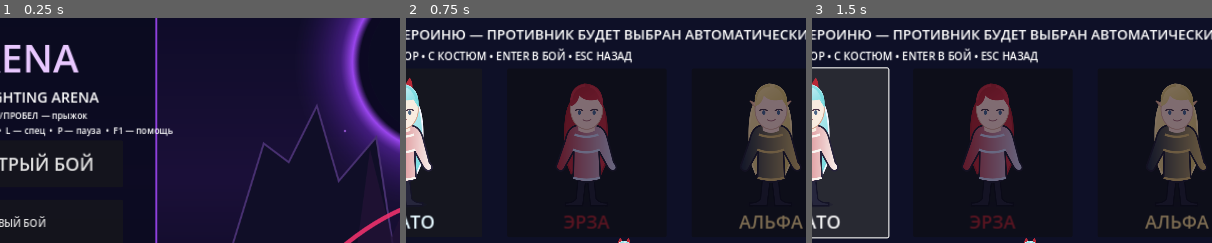
Above: before the commit, frames 1-3 (left to right).
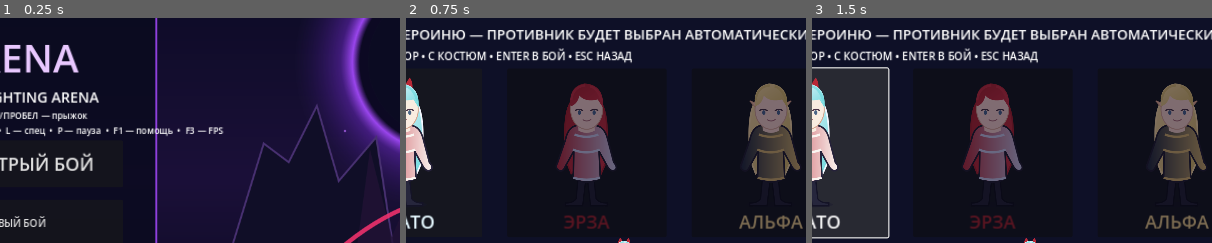
Above: after the commit, the same moments.

Repository: PerchikHot/Eclipse-Arena-
Game: Godot game, scene res://scenes/Main.tscn
Same seed, same stepped clock (60 frames per second), same inputs: the game is played once before the commit and once after it.
Inputs:
- Up to frame 1 (0.25 s): no input
- Up to frame 2 (0.75 s): click "⚔ БЫСТРЫЙ БОЙ" at 0.5 s
- Up to frame 3 (1.5 s): click "ЯМАТО" at 1.25 s
The pictures show only the part of the screen within x 16-66%, y 19-69%; the shares and areas given below are measured in that part.

The runs differ from the first frame. In frame 1, 0.2% of the frame differs, in the area x 44-56%, y 48-52%; in frame 2, nothing differs; in frame 3, nothing differs.

Commit message:
Remember desktop FPS overlay preference and document F3 shortcut

Diff:
--- a/scripts/main.gd
+++ b/scripts/main.gd
@@ -91,6 +91,7 @@
 var round_number_label: Label
 var fps_label: Label
 var fps_elapsed := 0.0
+var fps_enabled := false
 
 func _ready() -> void:
     # Sound preference is device-local until secure cross-device sync exists.
@@ -98,8 +99,10 @@
     if saved_settings.load("user://settings.cfg") == OK:
         sound_muted = saved_settings.get_value("audio", "muted", false) == true
         # Restore the desktop display choice; Android keeps its own layout.
-        if not OS.has_feature("mobile") and saved_settings.get_value("display", "fullscreen", false) == true:
-            DisplayServer.window_set_mode(DisplayServer.WINDOW_MODE_FULLSCREEN)
+        if not OS.has_feature("mobile"):
+            if saved_settings.get_value("display", "fullscreen", false) == true:
+                DisplayServer.window_set_mode(DisplayServer.WINDOW_MODE_FULLSCREEN)
+            fps_enabled = saved_settings.get_value("display", "show_fps", false) == true
         # Restore selection only when the stored values are valid integers.
         # Corrupted or older settings must not index outside the fighter list.
         var stored_fighter = saved_settings.get_value("selection", "fighter", 0)
@@ -181,7 +184,7 @@
     fps_label.position = Vector2(1110, 94)
     fps_label.add_theme_font_size_override("font_size", 18)
     fps_label.add_theme_color_override("font_color", Color("#58c9ff"))
-    fps_label.visible = false
+    fps_label.visible = fps_enabled and not OS.has_feature("mobile")
     add_child(fps_label)
     result_label = Label.new()
     result_label.position = Vector2(500, 280)
@@ -263,7 +266,7 @@
     add_child(pause_overlay)
     # Desktop-only help can be opened during a match or while paused.
     controls_help_label = Label.new()
-    controls_help_label.text = "УПРАВЛЕНИЕ (кнопка — скрыть) …(339 unchanged characters)… •  L — спец\nP — пауза  •  M — звук  •  ESC — закрыть помощь\nПосле раунда: R — заново  •  Q — боец"
+    controls_help_label.text = "УПРАВЛЕНИЕ (кнопка — скрыть) …(339 unchanged characters)… •  L — спец\nP — пауза  •  M — звук  •  F3 — FPS  •  ESC — закрыть помощь\nПосле раунда: R — заново  •  Q — боец"
     controls_help_label.position = Vector2(355, 185)
     controls_help_label.size = Vector2(580, 240)
     controls_help_label.horizontal_alignment = HORIZONTAL_ALIGNMENT_CENTER
@@ -302,7 +305,7 @@
     menu_layer.add_child(subtitle)
     if not OS.has_feature("mobile"):
         var keyboard_hint := Label.new()
-        keyboard_hint.text = "A/D — движение  •  W/ПРОБЕЛ — прыжок\nJ — удар  •  K — блок  •  L — спец  •  P — пауза  •  F1 — помощь"
+        keyboard_hint.text = "A/D — движение  •  W/ПРОБЕЛ — прыжок\nJ — удар  •  K — блок  •  L — спец  •  P — пауза  •  F1 — помощь  •  F3 — FPS"
         keyboard_hint.position = Vector2(55, 285)
         keyboard_hint.size = Vector2(460, 44)
         keyboard_hint.add_theme_font_size_override("font_size", 14)
@@ -807,10 +810,15 @@
         display_settings.save("user://settings.cfg")
         get_viewport().set_input_as_handled()
         return
-    # F3 shows live frame rate without affecting gameplay or saved data.
+    # F3 keeps the optional desktop FPS counter across restarts.
     if not OS.has_feature("mobile") and event.keycode == KEY_F3:
-        fps_label.visible = not fps_label.visible
+        fps_enabled = not fps_label.visible
+        fps_label.visible = fps_enabled
         fps_elapsed = 1.0
+        var fps_settings := ConfigFile.new()
+        fps_settings.load("user://settings.cfg")
+        fps_settings.set_value("display", "show_fps", fps_enabled)
+        fps_settings.save("user://settings.cfg")
         get_viewport().set_input_as_handled()
         return
     # Audio can be toggled even during combat or character selection.
